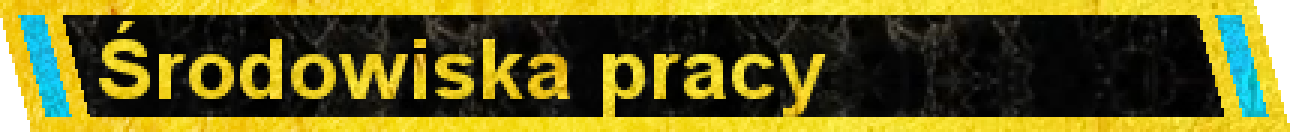
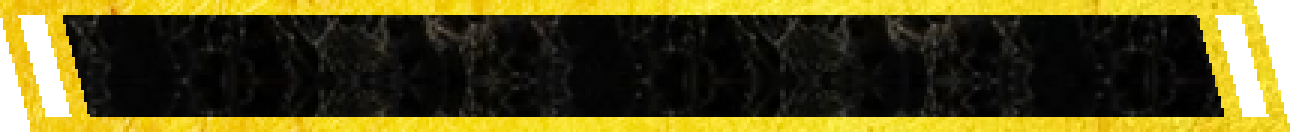
Comparing the layer stacks of the two 1290x132 images. Changes:
hid group "Środowiska pracy" (5 layers), moved it above "Inne" over [left=99, top=21, right=828, bottom=117]
painted on "Wklejona warstwa #4" over [left=99, top=21, right=828, bottom=117]
hid "Wklejona warstwa #14" over [left=18, top=15, right=1269, bottom=117]
